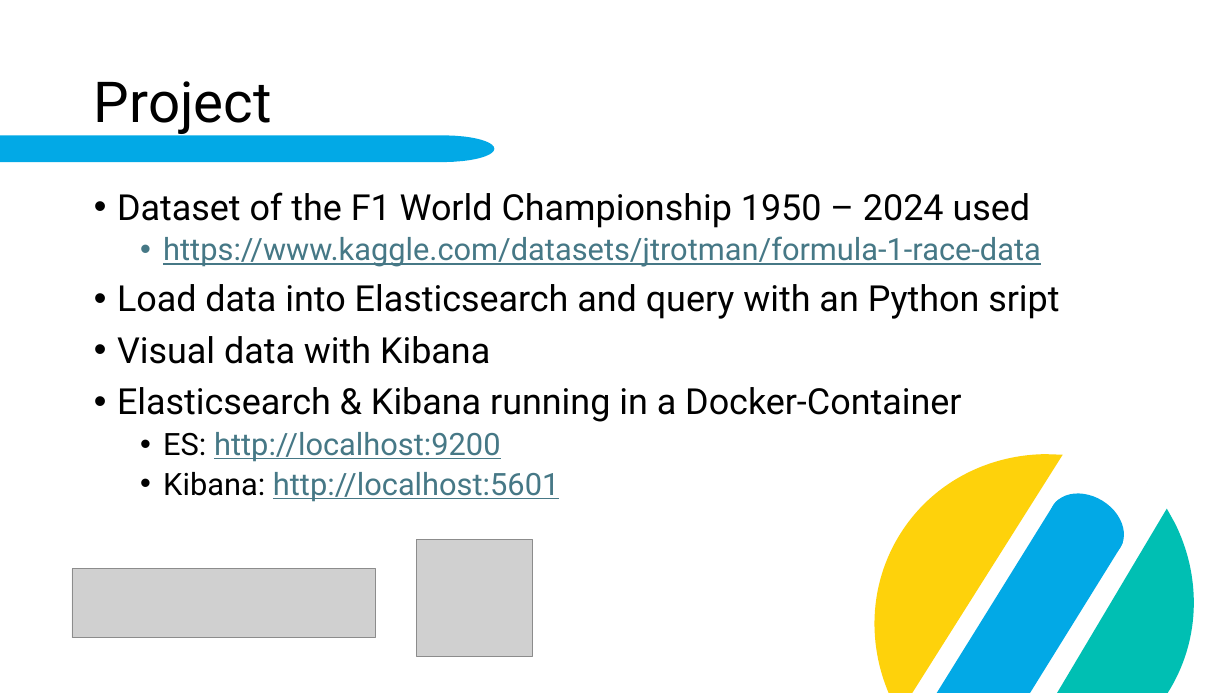
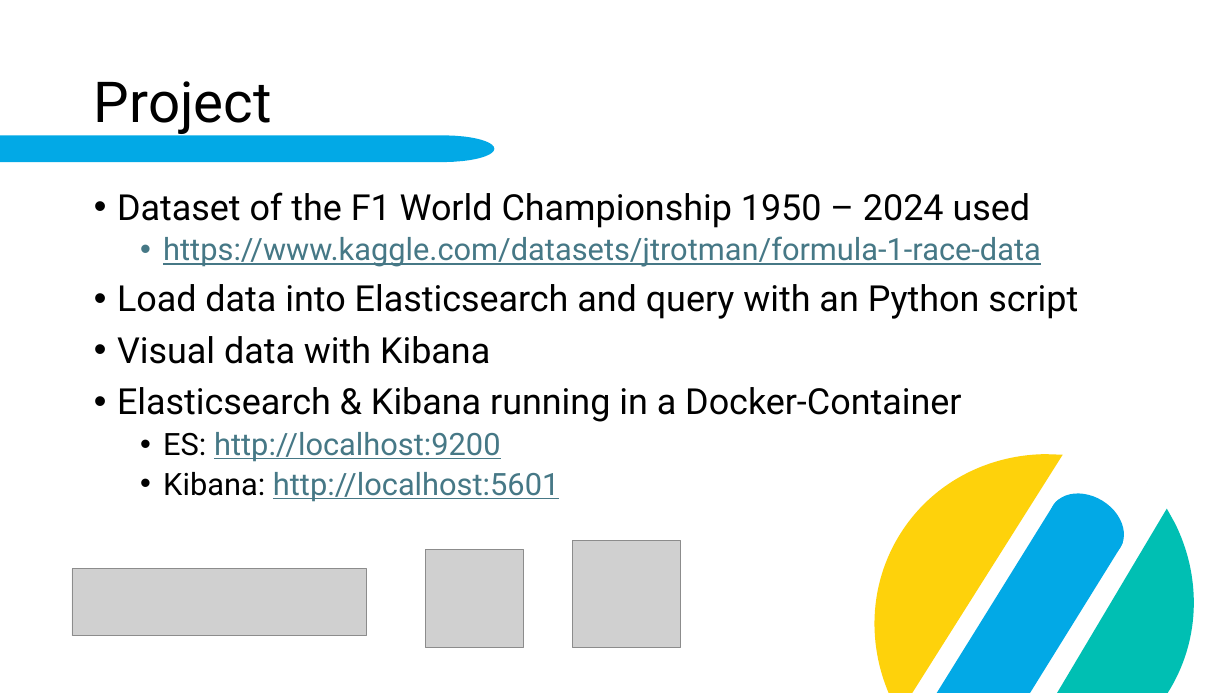
Before and after one commit to fabi2k03/dab_elasticsearch_paper, a slide deck: slide 15 of Elasticsearch.pptx. Drawn at 1232x693 pixels with LibreOffice and Linux fonts; fonts in the diff are those of the drawing; grey boxes stand for pictures; background and template pictures are left out. Boxes give left, top, right and bottom in pixels: in the first picture for what was removed or moved away, otherwise in the second. Text is boxed around its words. In the diff, an @@ line names an element or a change of style, - is before the commit and + after.

```diff
--- a/Elasticsearch.pptx
+++ b/Elasticsearch.pptx
@@ text at <box>117,284,1078,319</box>: text changed @@
-• Load data into Elasticsearch and query with an Python sript
+• Load data into Elasticsearch and query with an Python script
@@ picture: place and size @@
-picture at <box>72,569,375,639</box>
+picture at <box>72,569,367,637</box>
@@ picture: place and size @@
-picture at <box>416,540,532,656</box>
+picture at <box>425,550,523,648</box>
@@ picture added at <box>573,541,681,648</box> @@
```
Also in this commit, not shown: 1 other slide changed, 1 slide added, 1 slide removed.
